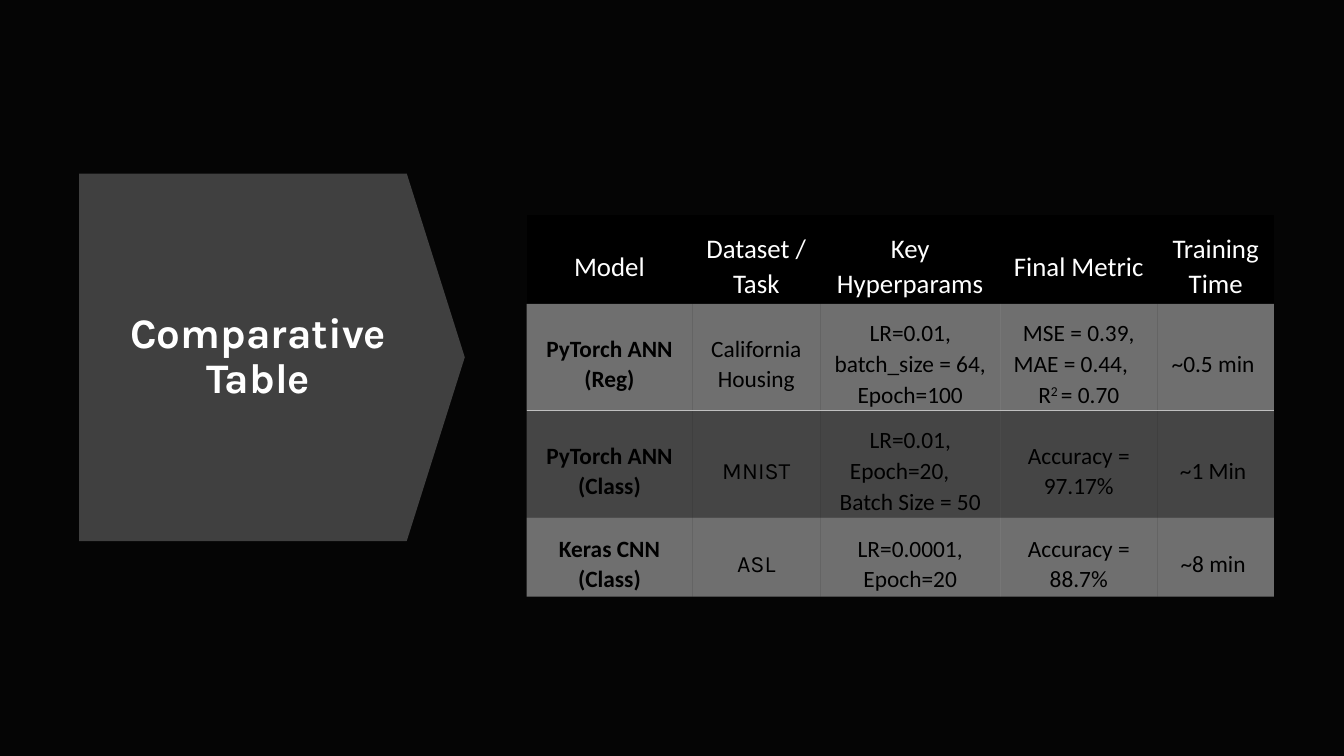
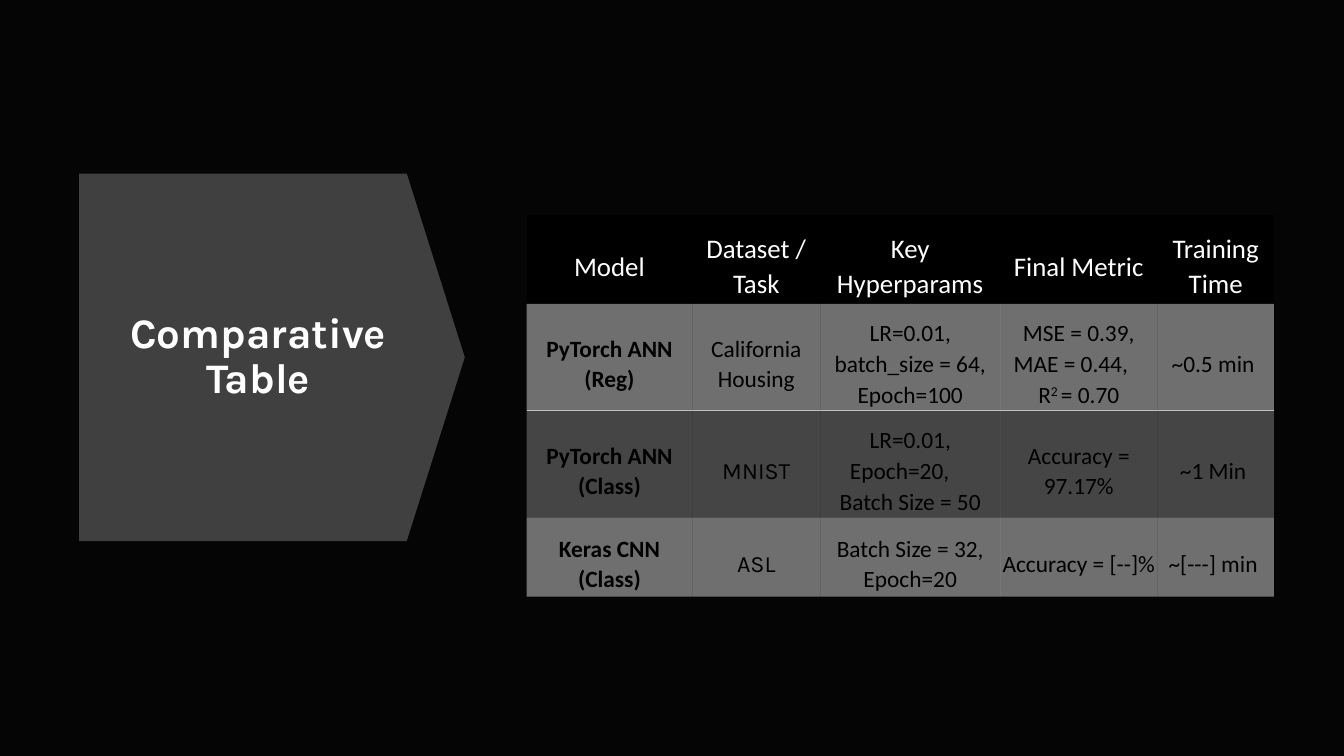
Before and after one commit to SYED-ALI-5/ANN-CNN-Project, a slide deck: slide 5 of ANN-CNN Project.pptx. Drawn at 1344x756 pixels with LibreOffice and Linux fonts; fonts in the diff are those of the drawing; background and template pictures are left out. Boxes give left, top, right and bottom in pixels: in the first picture for what was removed or moved away, otherwise in the second. Text is boxed around its words. In the diff, an @@ line names an element or a change of style, - is before the commit and + after.

```diff
--- a/ANN-CNN Project.pptx
+++ b/ANN-CNN Project.pptx
@@ table at (x1=527, y1=216, x2=1274, y2=595) @@
-row 4: Keras CNN (Class) | ASL | LR=0.0001, Epoch=20 | Accuracy = 88.7% | ~8 min
+row 4: Keras CNN (Class) | ASL | Batch Size = 32, Epoch=20 | Accuracy = [--]% | ~[---] min
```
Also in this commit, not shown: 2 other slides changed, 3 other files.
